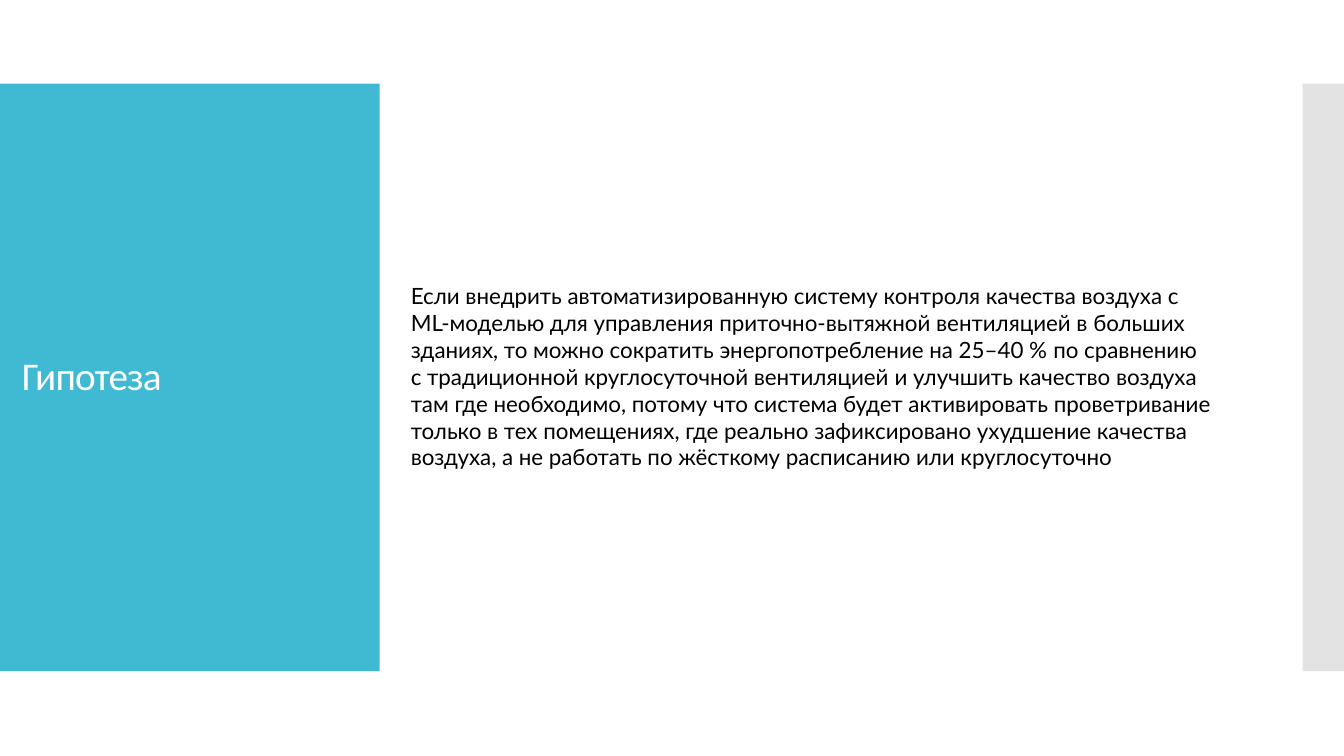
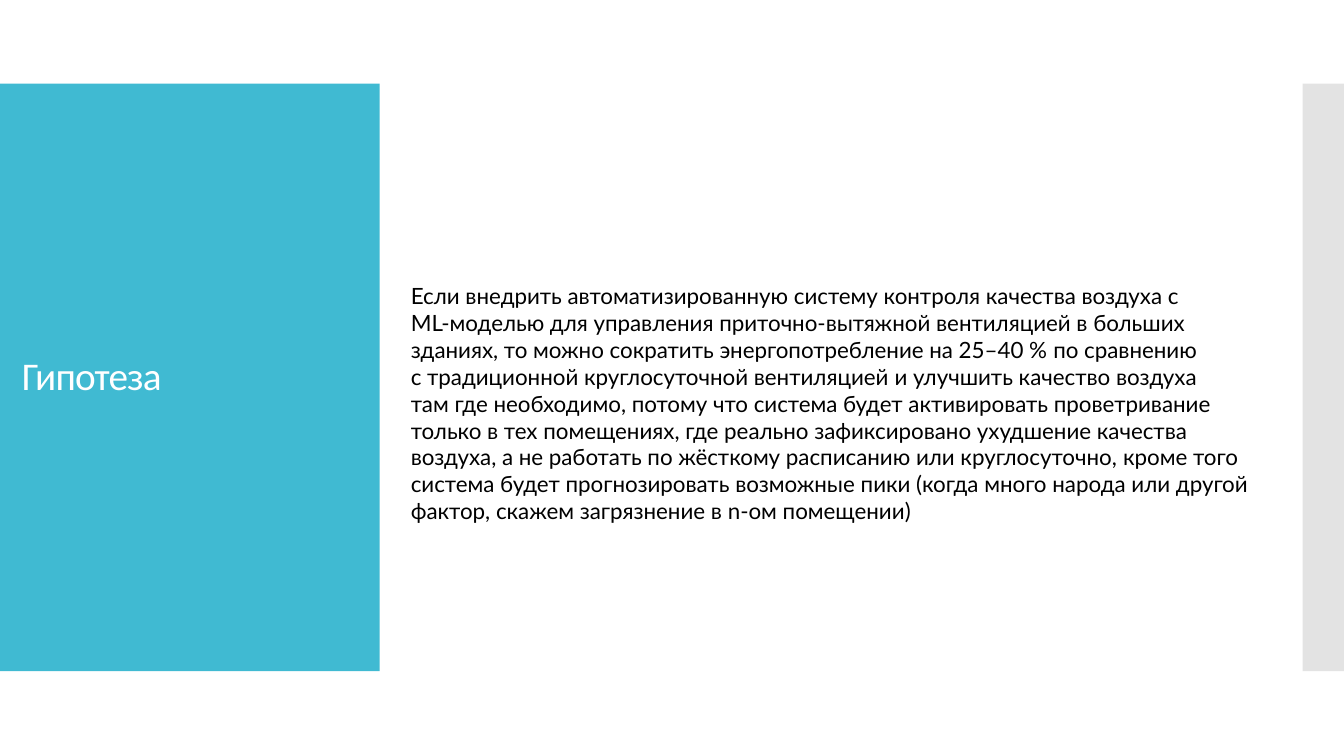
Before and after one commit to IlyyaNeustroev/airQuality, a slide deck: slide 8 of Презентация/АэроМонитор.pptx. Drawn at 1344x756 pixels with LibreOffice and Linux fonts; fonts in the diff are those of the drawing. Boxes give left, top, right and bottom in pixels: in the first picture for what was removed or moved away, otherwise in the second. Text is boxed around its words. In the diff, an @@ line names an element or a change of style, - is before the commit and + after.

```diff
--- a/Презентация/АэроМонитор.pptx
+++ b/Презентация/АэроМонитор.pptx
@@ text at (411, 449, 1248, 523): text changed @@
-воздуха, а не работать по жёсткому расписанию или круглосуточно
+воздуха, а не работать по жёсткому расписанию или круглосуточно, кроме того система будет прогнозировать возможные пики (когда много народа или другой фактор, скажем загрязнение в n-ом помещении)
```
Also in this commit, not shown: 1 other slide changed, 1 slide added.
